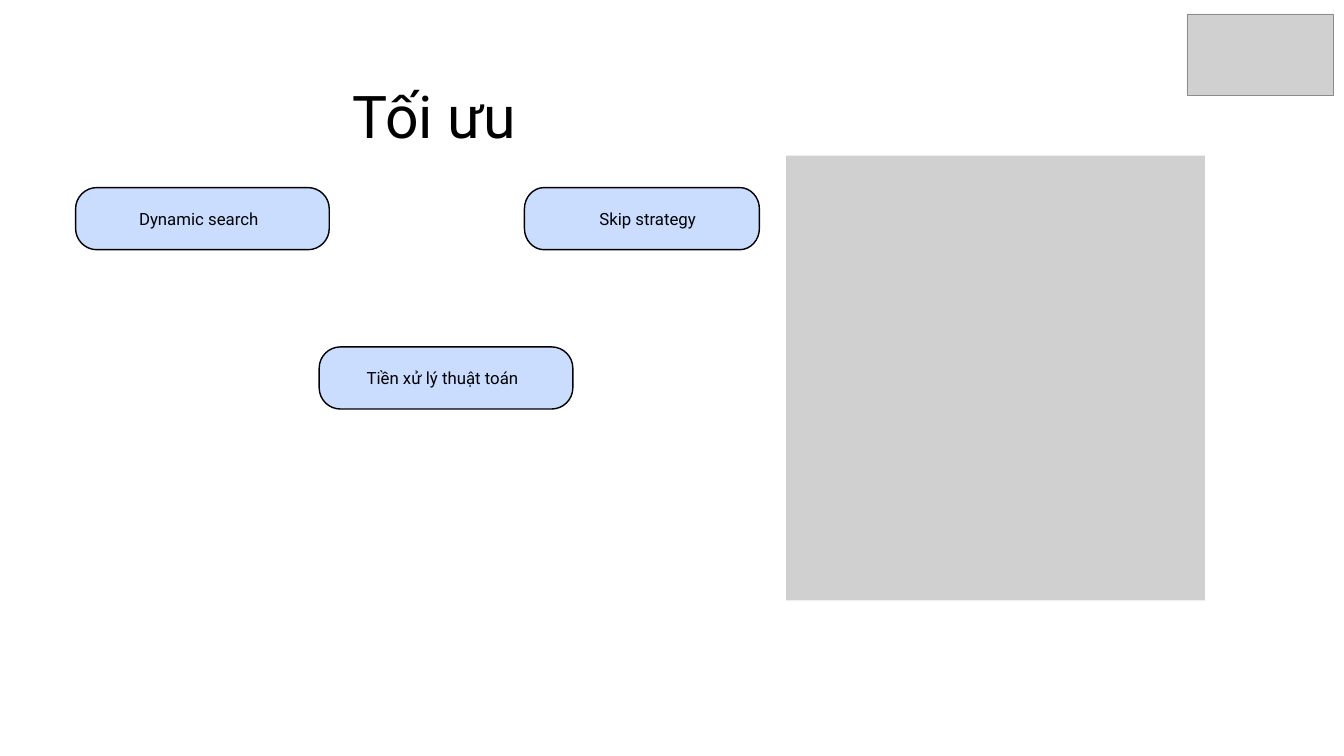
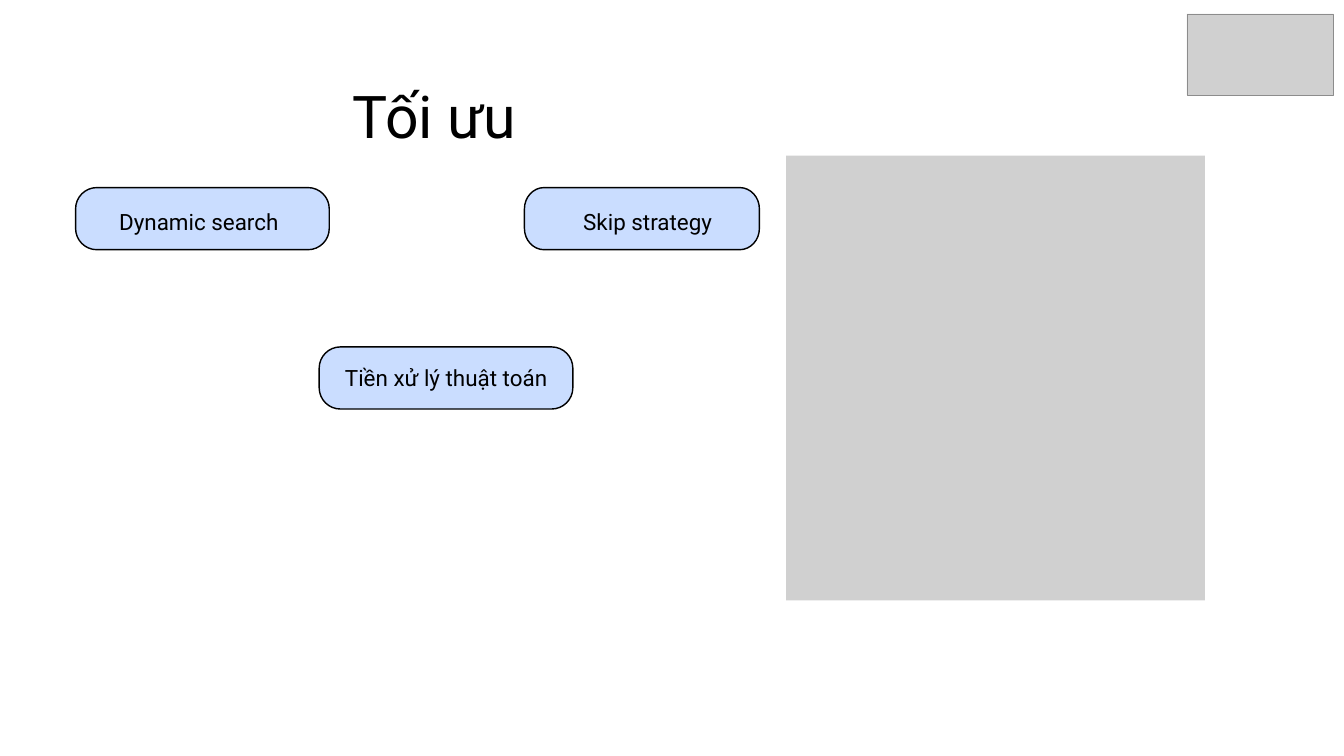
Before and after one commit to OhJiKang/Final-Project-Technology, a slide deck: slide 12 of Docs/PPT.pptx. Drawn at 1344x756 pixels with LibreOffice and Linux fonts; fonts in the diff are those of the drawing; grey boxes stand for pictures. Boxes give left, top, right and bottom in pixels: in the first picture for what was removed or moved away, otherwise in the second. Text is boxed around its words. In the diff, an @@ line names an element or a change of style, - is before the commit and + after.

```diff
--- a/Docs/PPT.pptx
+++ b/Docs/PPT.pptx
@@ size 18 to 24 pt in 3 elements at bbox=[583, 213, 712, 235], bbox=[119, 213, 278, 235], bbox=[345, 367, 547, 391] @@
```
Also in this commit, not shown: 9 other slides changed, 2 other files.
